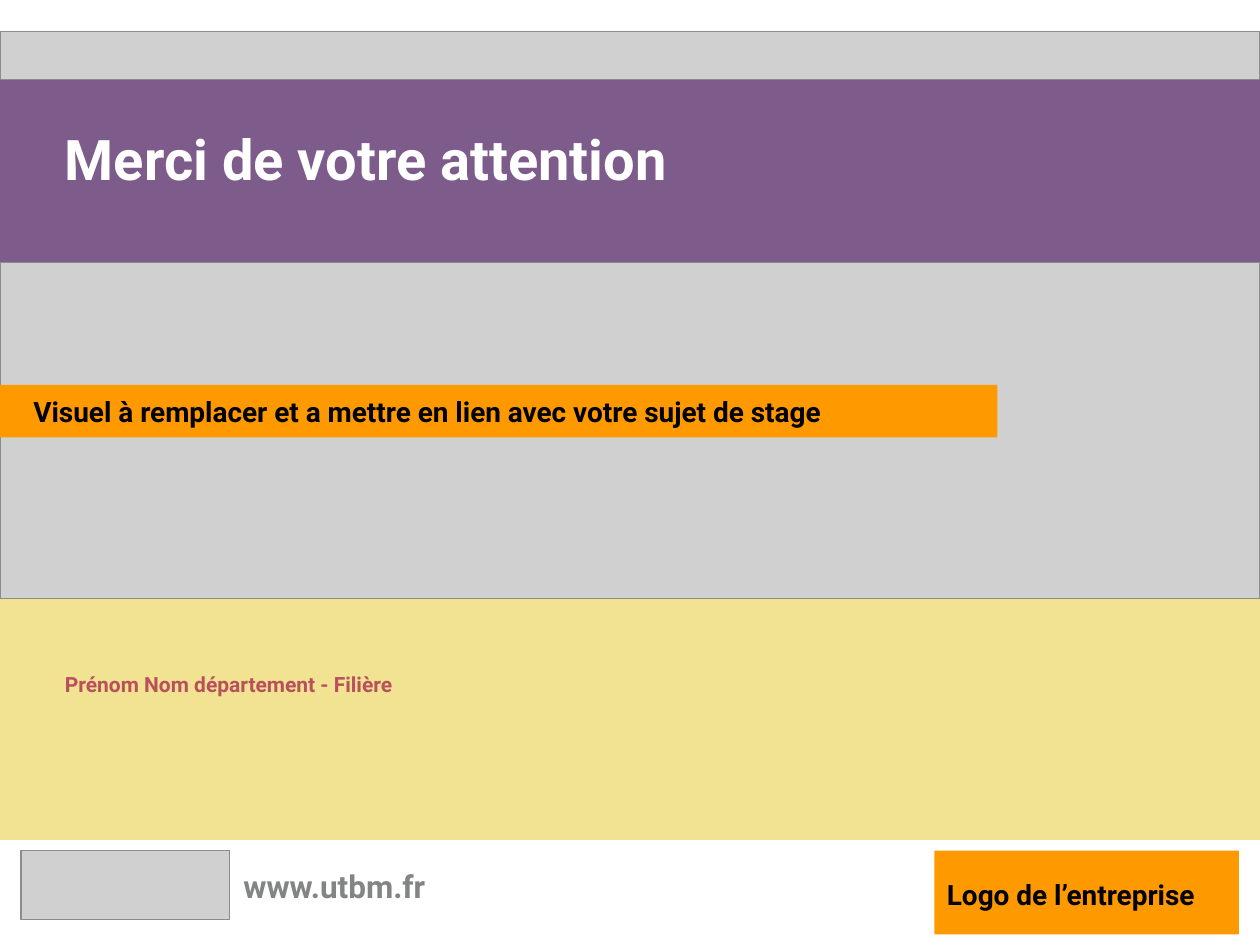
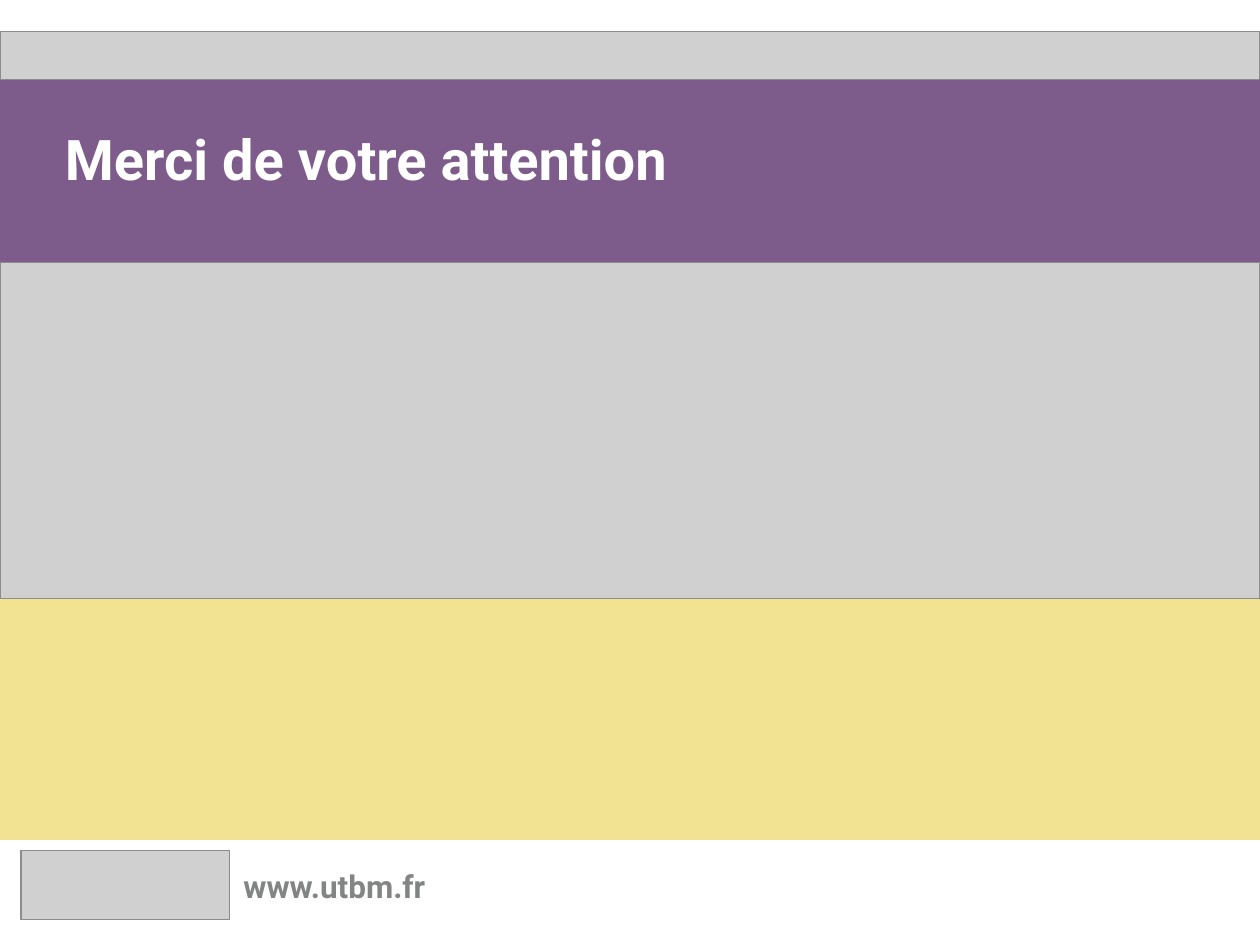
Before and after one commit to galoat/LO52_Android, a slide deck: slide 7 of presentation.ppt. Drawn at 1260x945 pixels with LibreOffice and Linux fonts; fonts in the diff are those of the drawing; grey boxes stand for pictures. Boxes give left, top, right and bottom in pixels: in the first picture for what was removed or moved away, otherwise in the second. Text is boxed around its words. In the diff, an @@ line names an element or a change of style, - is before the commit and + after.

Commit message:
modif pres

```diff
--- a/presentation.ppt
+++ b/presentation.ppt
@@ rectangle removed at box(0, 386, 998, 438) @@
@@ text removed at box(33, 401, 821, 428) @@
-Visuel à remplacer et a mettre en lien avec votre sujet de stage
@@ text removed at box(65, 676, 392, 696) @@
-Prénom Nom département - Filière
@@ rectangle removed at box(935, 850, 1240, 935) @@
@@ text removed at box(947, 884, 1194, 911) @@
-Logo de l’entreprise
```
